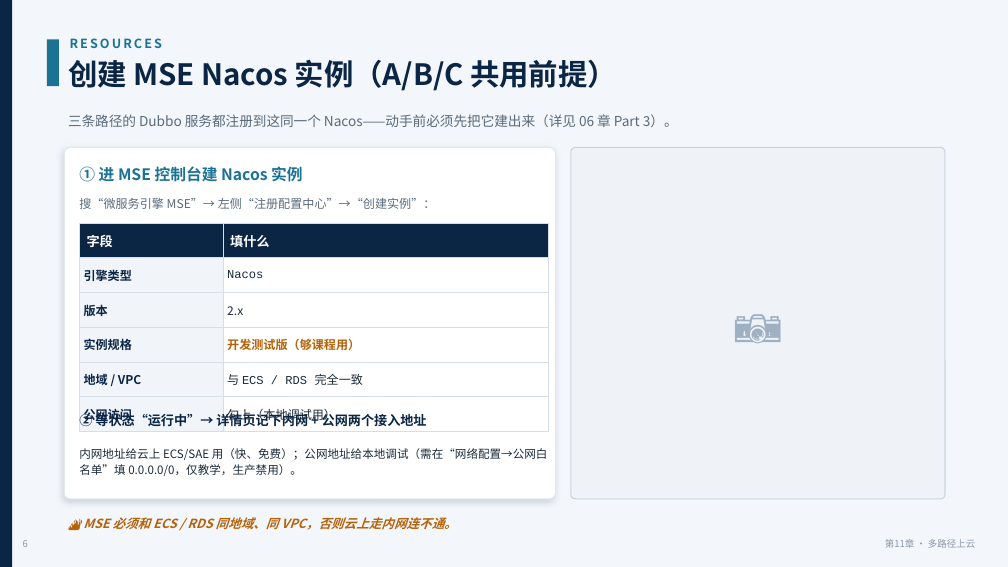
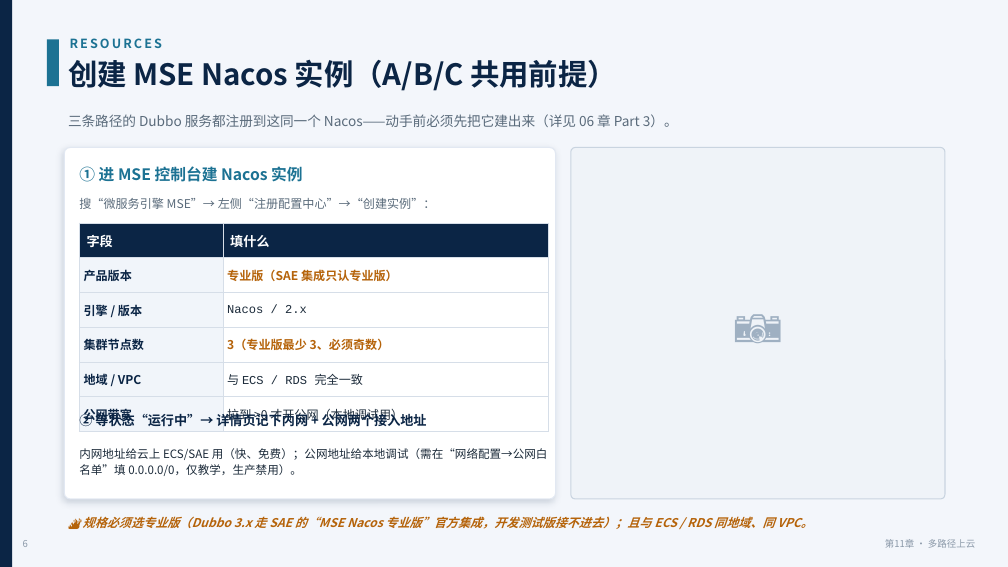
Before and after one commit to coffeeliuwei/cloudnativeapp, a slide deck: slide 7 of deck/第11章-上云部署-课件.pptx. Drawn at 1008x567 pixels with LibreOffice and Linux fonts; fonts in the diff are those of the drawing. Boxes give left, top, right and bottom in pixels: in the first picture for what was removed or moved away, otherwise in the second. Text is boxed around its words. In the diff, an @@ line names an element or a change of style, - is before the commit and + after.

```diff
--- a/deck/第11章-上云部署-课件.pptx
+++ b/deck/第11章-上云部署-课件.pptx
@@ table at (x1=79, y1=223, x2=548, y2=426) @@
-row 2, column 1: 引擎类型
+row 2, column 1: 产品版本
-row 2, column 2: Nacos
+row 2, column 2: 专业版（SAE 集成只认专业版）
-row 3, column 1: 版本
+row 3, column 1: 引擎 / 版本
-row 3, column 2: 2.x
+row 3, column 2: Nacos / 2.x
-row 4, column 1: 实例规格
+row 4, column 1: 集群节点数
-row 4, column 2: 开发测试版（够课程用）
+row 4, column 2: 3（专业版最少 3、必须奇数）
-row 6, column 1: 公网访问
+row 6, column 1: 公网带宽
-row 6, column 2: 勾上（本地调试用）
+row 6, column 2: 拉到 >0 才开公网（本地调试用）
@@ text at (x1=83, y1=516, x2=813, y2=529): text changed; size 12 to 11.5 pt @@
-🔥 MSE 必须和 ECS / RDS 同地域、同 VPC，否则云上走内网连不通。
+🔥 规格必须选专业版（Dubbo 3.x 走 SAE 的“MSE Nacos 专业版”官方集成，开发测试版接不进去）；且与 ECS / RDS 同地域、同 VPC。
```
Also in this commit, not shown: 3 other slides changed, 1 other file.
